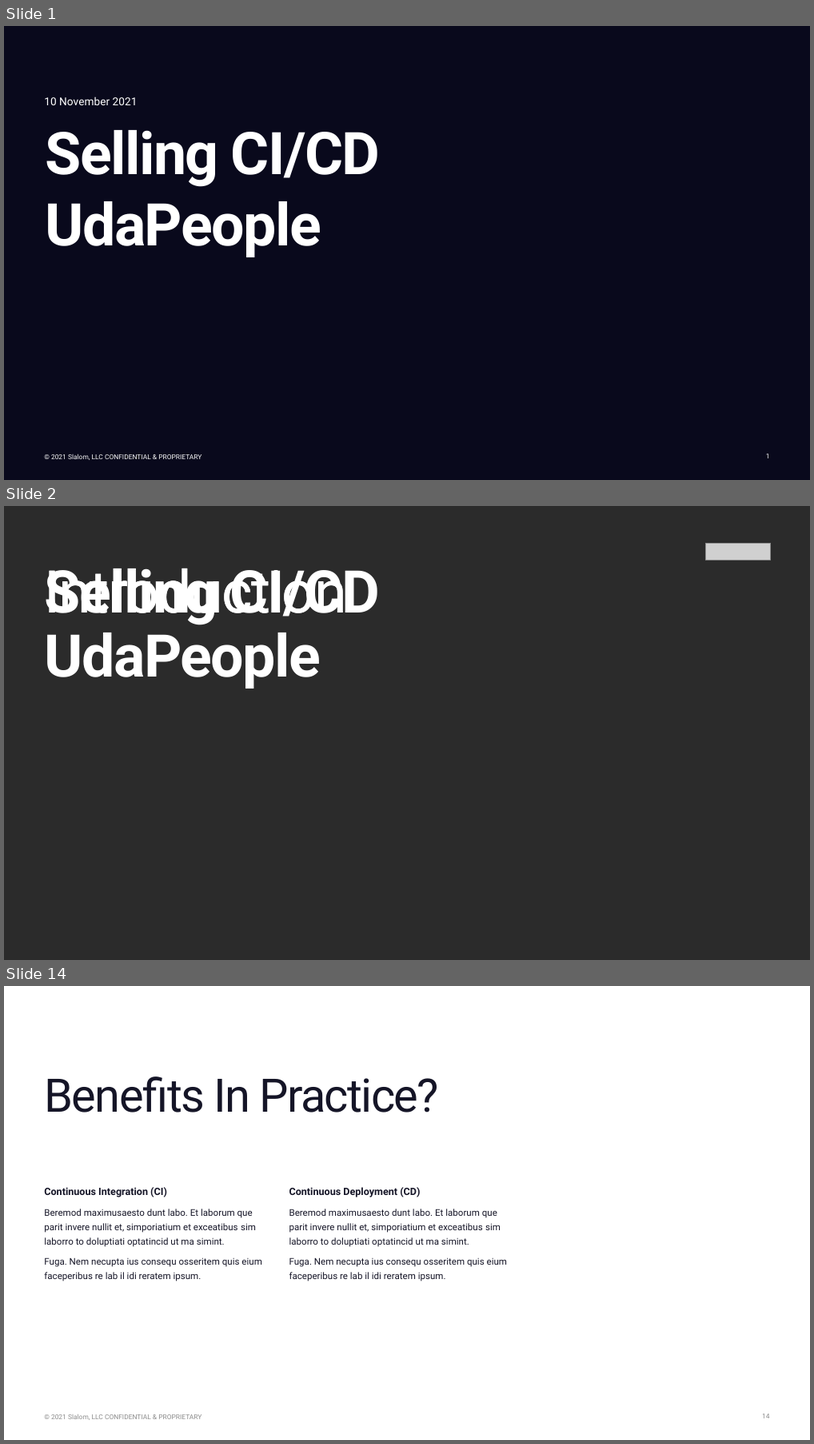
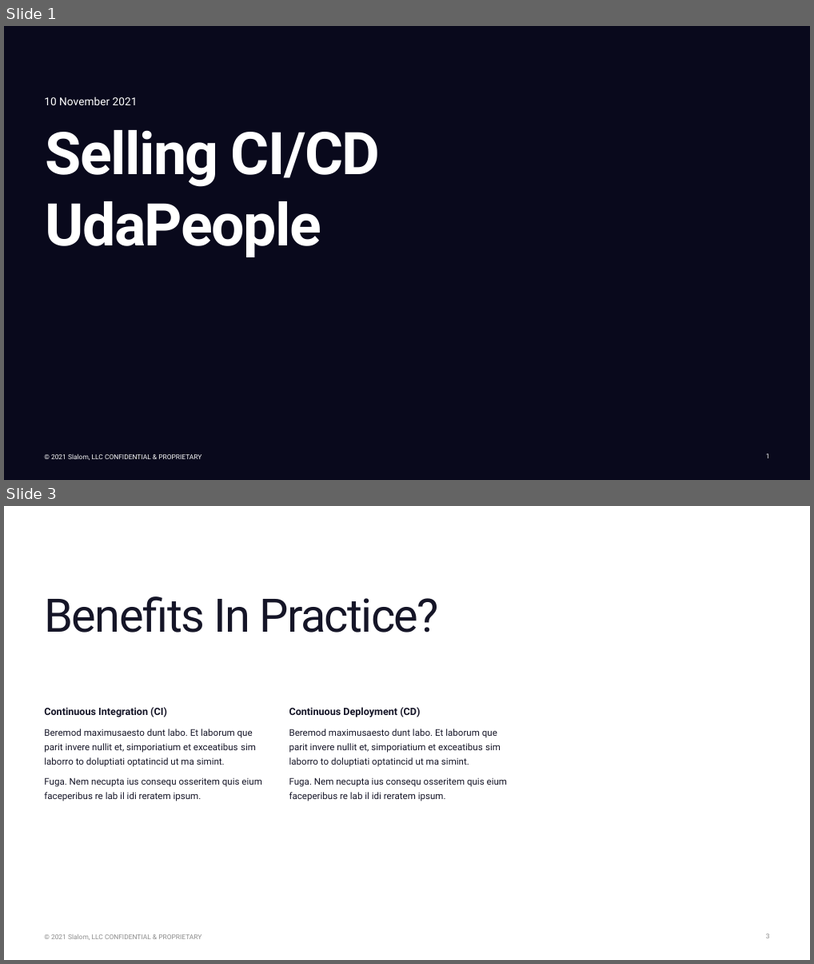
Before and after one commit to nikhilsarecha/proj3, a slide deck: presentation.pptx. Shown one above the other, each under a label of ours: slides 1, 2 and 14 before the commit, slides 1 and 3 after it; the slides between them are not shown. The pictures are 814x1444 and 814x964 pixels, drawn with LibreOffice and Linux fonts; fonts in the diff are those of the drawing; grey boxes stand for pictures; background and template pictures are left out; a plain dark background stands for a picture behind light text. Boxes give left, top, right and bottom in pixels: in the first picture for what was removed or moved away, otherwise in the second. Text is boxed around its words. In the diff, an @@ line names an element or a change of style, - is before the commit and + after.

```diff
--- a/presentation.pptx
+++ b/presentation.pptx
@@ slide 2 removed at [4,506,810,960], background picture (left out) @@
@@ picture removed at [706,543,771,560] @@
@@ text removed at [44,568,347,625] @@
-Introduction
@@ text removed at [44,561,417,688] @@
-Introduction
@@ text removed at [45,568,380,688] @@
-Selling CI/CD
-UdaPeople
@@ what was slide 14 is now slide 3 @@
@@ page number at [766,933,770,938]: text changed @@
-14
+3
```
Also in this commit, not shown: 1 slide changed, 10 other slides removed, 2 other files.
